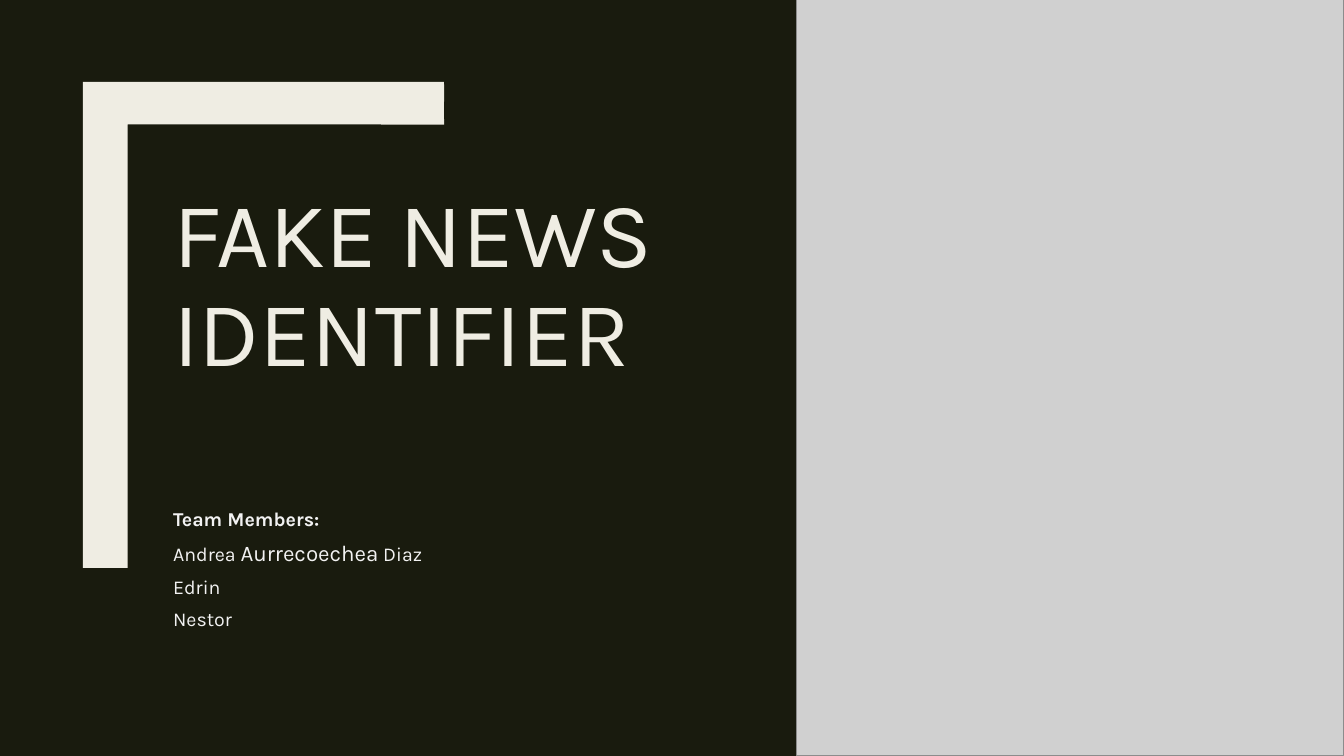
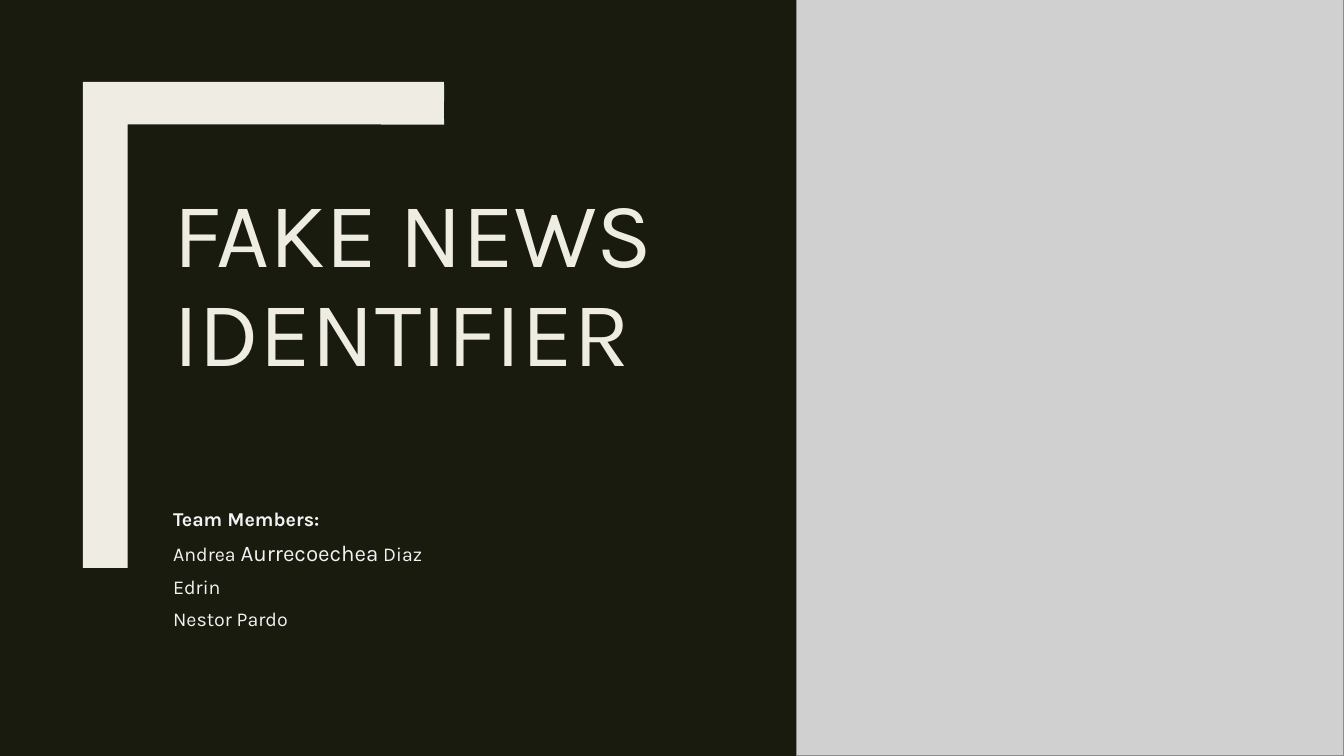
Before and after one commit to Andre2503/Group8-Project4, a slide deck: slide 1 of Presentation/Group8_Project4_Presentation.pptx. Drawn at 1344x756 pixels with LibreOffice and Linux fonts; fonts in the diff are those of the drawing; grey boxes stand for pictures. Boxes give left, top, right and bottom in pixels: in the first picture for what was removed or moved away, otherwise in the second. Text is boxed around its words. In the diff, an @@ line names an element or a change of style, - is before the commit and + after.

```diff
--- a/Presentation/Group8_Project4_Presentation.pptx
+++ b/Presentation/Group8_Project4_Presentation.pptx
@@ subtitle at (173, 612, 288, 627): text changed @@
-Nestor
+Nestor Pardo
```
Also in this commit, not shown: 1 other slide changed, 1 slide added, 1 slide removed, 5 other files.
